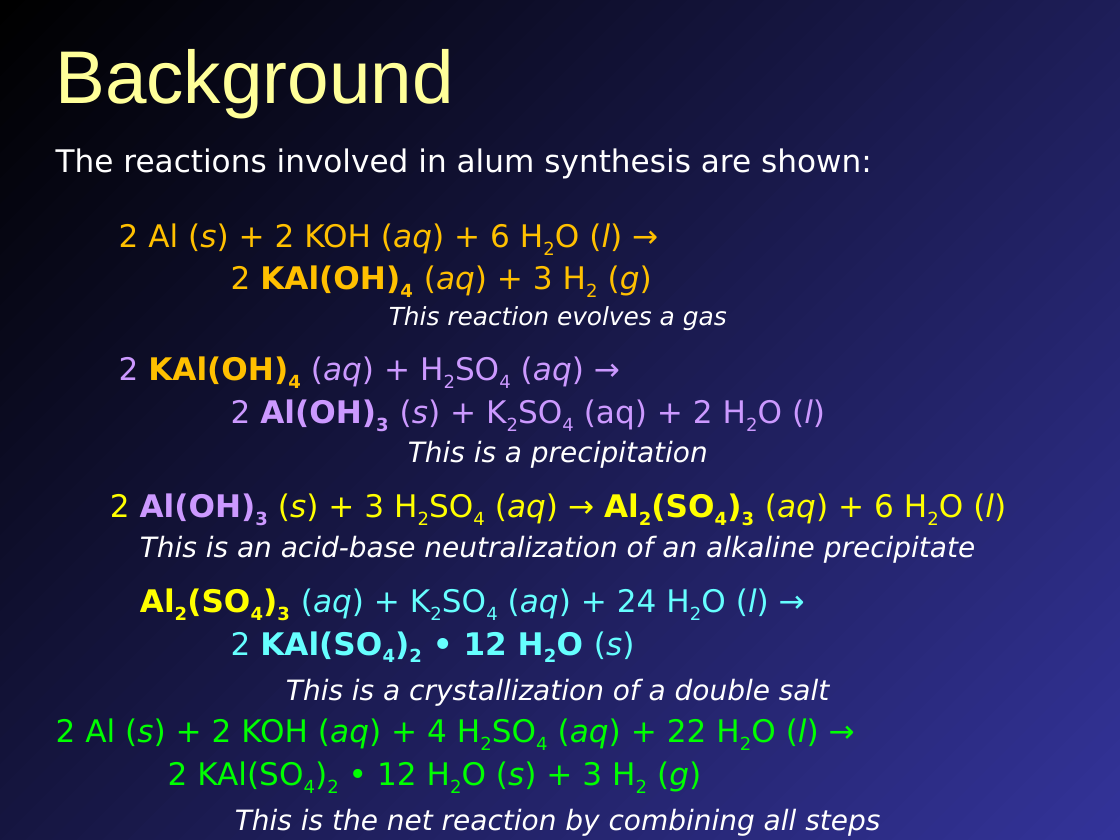
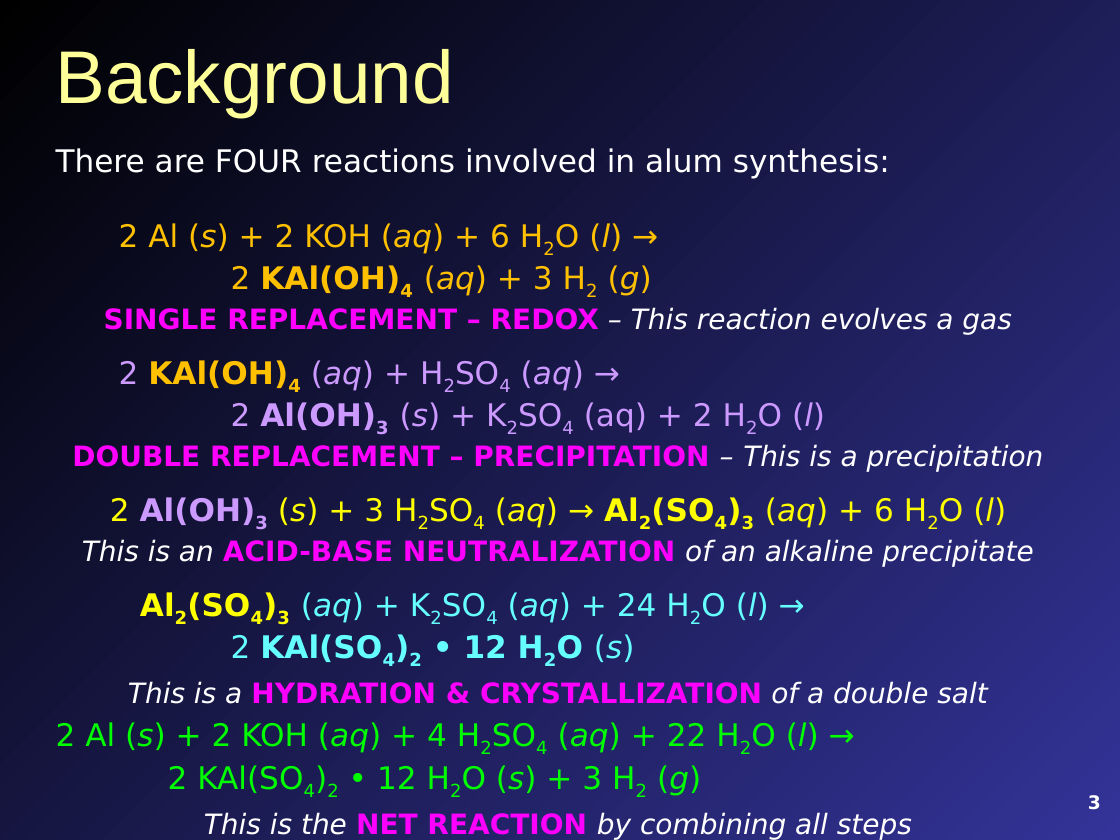
Before and after one commit to mavigozler/mavigozler.github.io, a slide deck: slide 3 of Teaching/Chemistry/Labs/FCC Chem 3A Expt 11a Synthesis of Alum.pptx. Drawn at 1120x840 pixels with LibreOffice and Linux fonts; fonts in the diff are those of the drawing. Boxes give left, top, right and bottom in pixels: in the first picture for what was removed or moved away, otherwise in the second. Text is boxed around its words. In the diff, an @@ line names an element or a change of style, - is before the commit and + after.

```diff
--- a/Teaching/Chemistry/Labs/FCC Chem 3A Expt 11a Synthesis of Alum.pptx
+++ b/Teaching/Chemistry/Labs/FCC Chem 3A Expt 11a Synthesis of Alum.pptx
@@ text at [56,148,890,179]: text changed @@
-The reactions involved in alum synthesis are shown:
+There are FOUR reactions involved in alum synthesis:
@@ text at [104,307,1011,335]: text changed; size 16 to 18 pt @@
-This reaction evolves a gas
+SINGLE REPLACEMENT – REDOX – This reaction evolves a gas
@@ text at [72,444,1044,472]: text changed; text colour #FFFFFF to #FF00FF; bold on; italic off @@
-This is a precipitation
+DOUBLE REPLACEMENT – PRECIPITATION – This is a precipitation
@@ text at [82,539,1033,567]: text changed @@
-This is an acid-base neutralization of an alkaline precipitate
+This is an ACID-BASE NEUTRALIZATION of an alkaline precipitate
@@ text at [128,681,987,704]: text changed; text colour #FFFFFF to #FF00FF; bold on; italic off @@
-This is a crystallization of a double salt
+This is a HYDRATION & CRYSTALLIZATION of a double salt
@@ page number added at [1088,795,1101,810], 12 pt, text #FFFFFF, bold @@
+3
@@ text at [204,812,912,840]: text changed @@
-This is the net reaction by combining all steps
+This is the NET REACTION by combining all steps
```
Also in this commit, not shown: 13 other slides changed, 2 slides added, 1 slide removed, 26 other files.
